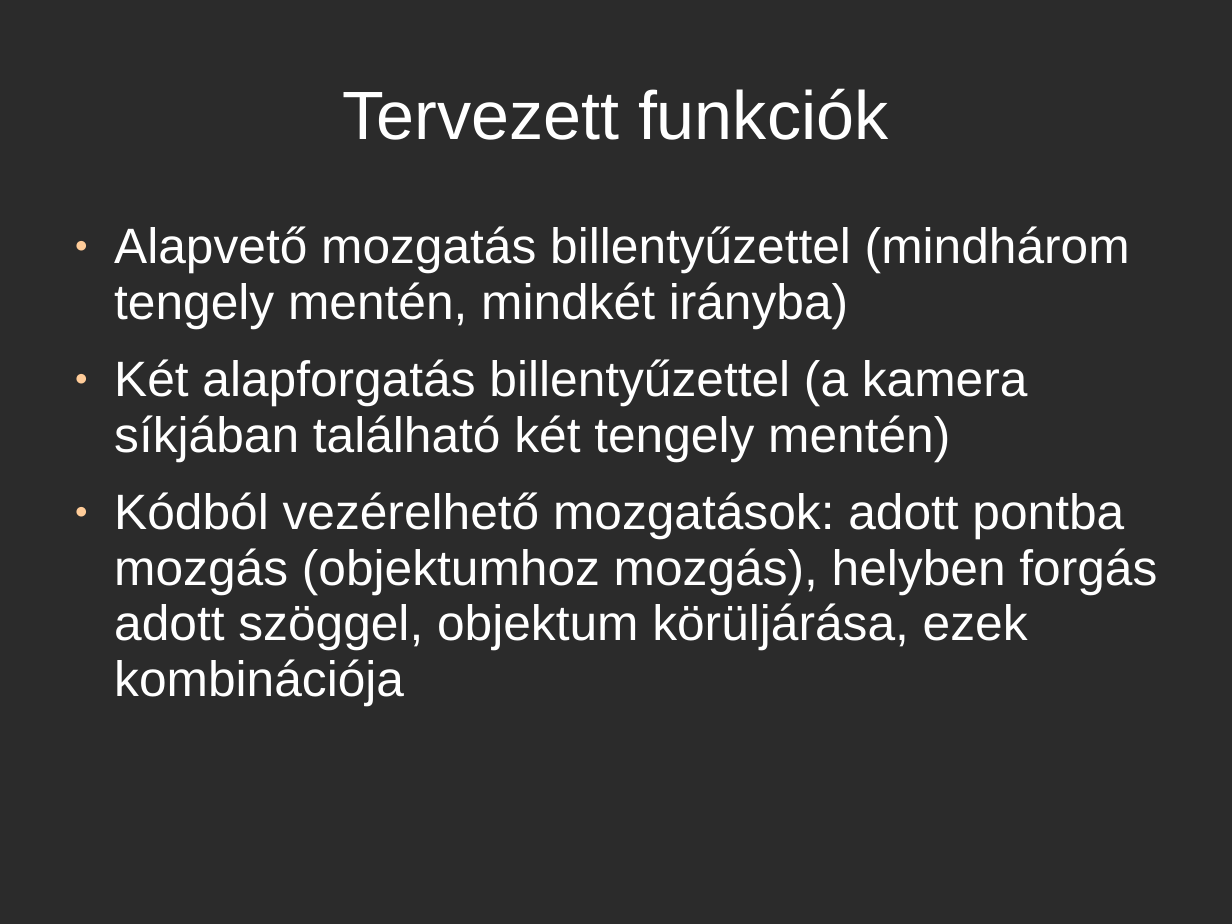
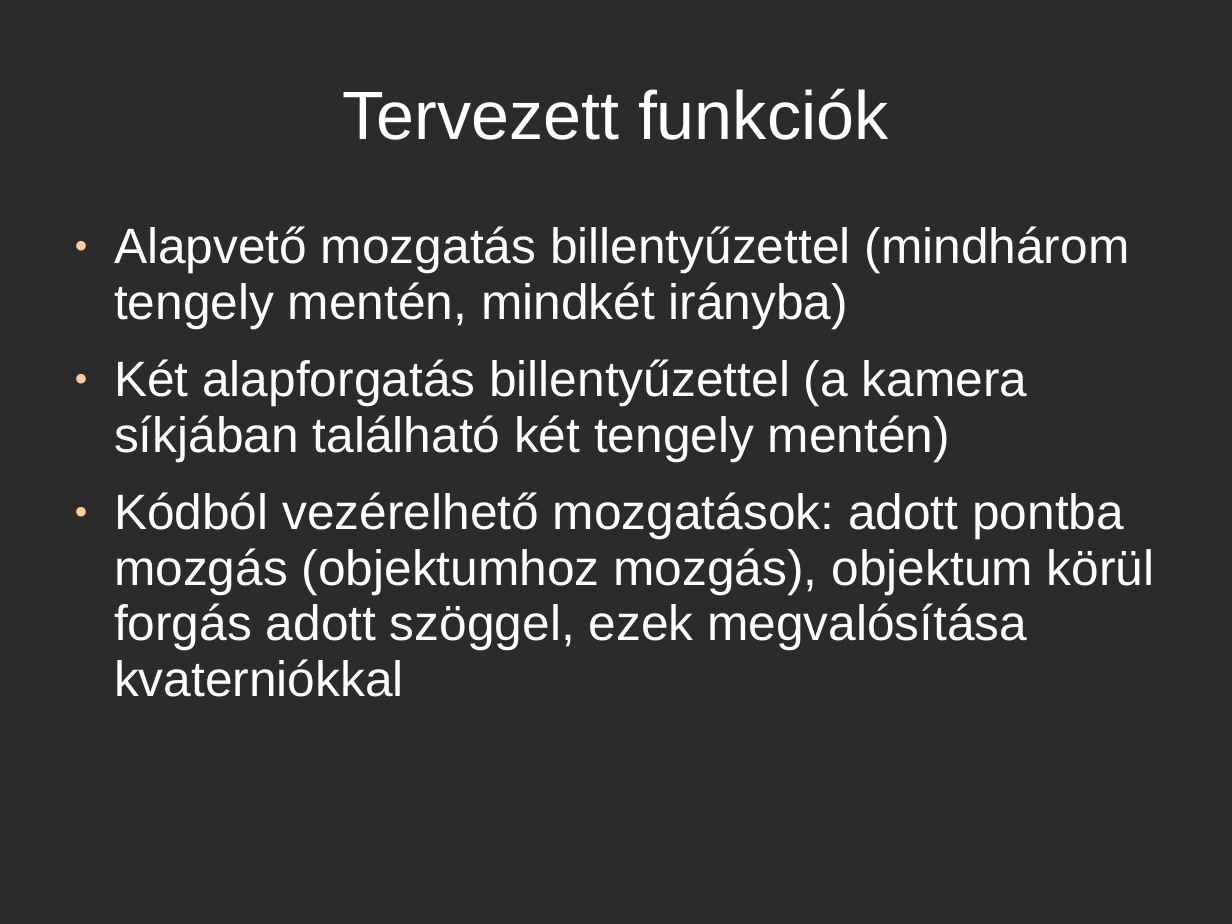
Before and after one commit to csko/Pool, a slide deck: slide 2 of Milestone 1/doc/borde_sandor_m1.ppt. Drawn at 1232x924 pixels with LibreOffice and Linux fonts; fonts in the diff are those of the drawing; background and template pictures are left out; a plain dark background stands for a picture behind light text. Boxes give left, top, right and bottom in pixels: in the first picture for what was removed or moved away, otherwise in the second. Text is boxed around its words. In the diff, an @@ line names an element or a change of style, - is before the commit and + after.

```diff
--- a/Milestone 1/doc/borde_sandor_m1.ppt
+++ b/Milestone 1/doc/borde_sandor_m1.ppt
@@ text at (x1=114, y1=492, x2=1155, y2=697): text changed @@
-● Kódból vezérelhető mozgatások: adott pontba mozgás (objektumhoz mozgás), helyben forgás adott szöggel, objektum körüljárása, ezek kombinációja
+● Kódból vezérelhető mozgatások: adott pontba mozgás (objektumhoz mozgás), objektum körül forgás adott szöggel, ezek megvalósítása kvaterniókkal
```
Also in this commit, not shown: 3 other slides changed, 5 slides added, 1 slide removed, 6 other files.
